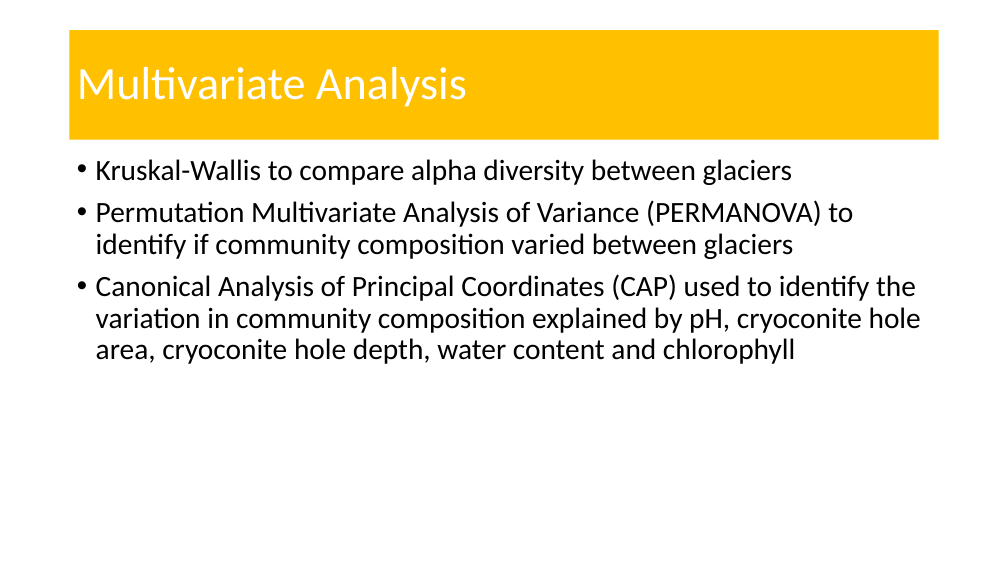
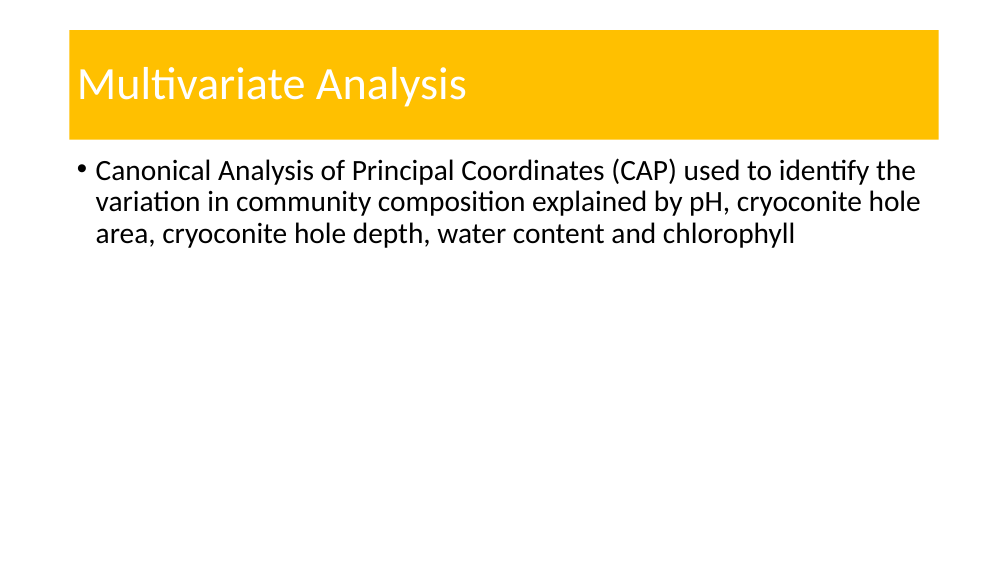
Before and after one commit to amysolman/PhD, a slide deck: slide 25 of Projects/Chapter1/community-assembly.pptx (slide 22 before the commit). Drawn at 1008x567 pixels with LibreOffice and Linux fonts; fonts in the diff are those of the drawing. Boxes give left, top, right and bottom in pixels: in the first picture for what was removed or moved away, otherwise in the second. Text is boxed around its words. In the diff, an @@ line names an element or a change of style, - is before the commit and + after.

Commit message:
Analysis Scripts Update

```diff
--- a/Projects/Chapter1/community-assembly.pptx
+++ b/Projects/Chapter1/community-assembly.pptx
@@ text at (96,159,853,259): paragraphs removed @@
-• Kruskal-Wallis to compare alpha diversity between glaciers
-• Permutation Multivariate Analysis of Variance (PERMANOVA) to identify if community composition varied between glaciers
```
Also in this commit, not shown: 4 other slides changed, 3 slides added, 23 other files.
